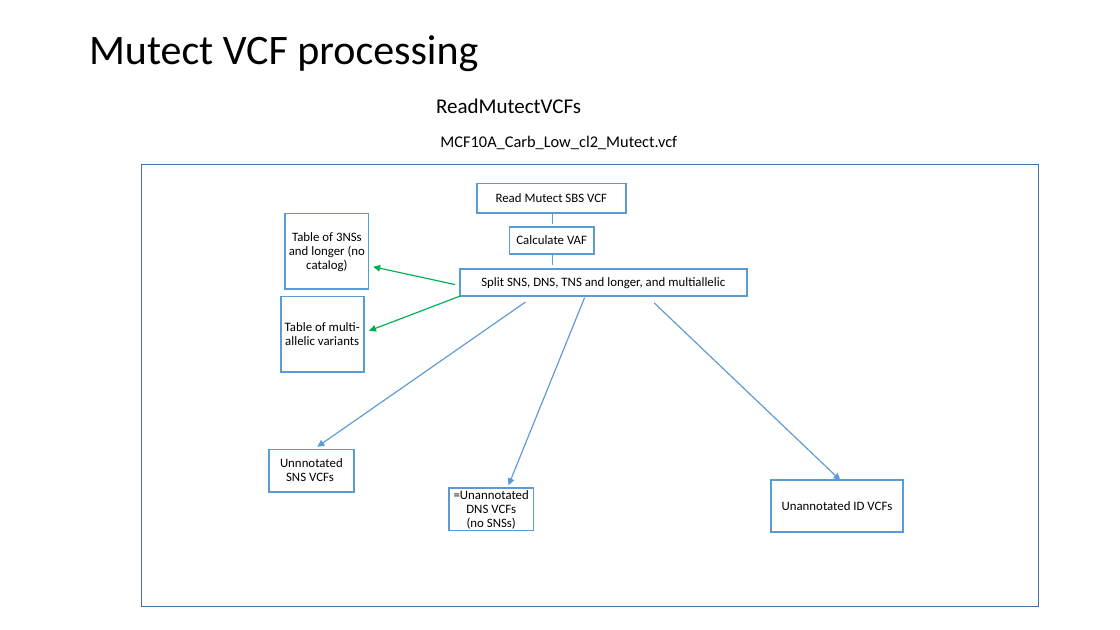
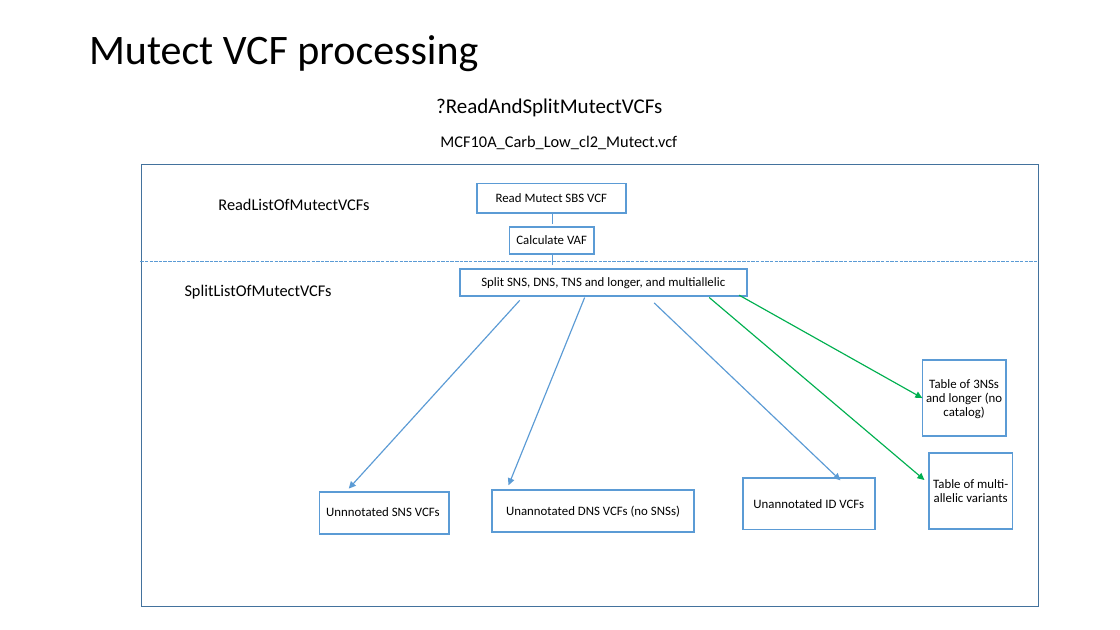
Before and after one commit to steverozen/ICAMS, a slide deck: slide 2 of data-raw/ICAMS-overview.pptx. Drawn at 1120x630 pixels with LibreOffice and Linux fonts; fonts in the diff are those of the drawing. Boxes give left, top, right and bottom in pixels: in the first picture for what was removed or moved away, otherwise in the second. Text is boxed around its words. In the diff, an @@ line names an element or a change of style, - is before the commit and + after.

```diff
--- a/data-raw/ICAMS-overview.pptx
+++ b/data-raw/ICAMS-overview.pptx
@@ text at [436,98,662,117]: text changed @@
-ReadMutectVCFs
+?ReadAndSplitMutectVCFs
@@ text added at [218,198,369,210], 14 pt, text #000000 @@
+ReadListOfMutectVCFs
@@ line added from (140, 261) to (1037, 261), #5B9BD5 1 pt dashed @@
@@ text added at [185,284,332,299], 14 pt, text #000000 @@
+SplitListOfMutectVCFs
@@ arrow moved from (455, 285) - (373, 267) to (709, 297) - (924, 480) @@
@@ arrow moved from (460, 296) - (369, 331) to (739, 295) - (923, 398) @@
@@ arrow moved from (526, 302) - (318, 447) to (520, 301) - (349, 489) @@
@@ freeform shape "Table of 3NSs": place and size @@
-freeform shape "Table of 3NSs" at [286,213,369,289]
+freeform shape "Table of 3NSs" at [923,360,1006,436]
@@ freeform shape "Unannotated ID VCFs": place and size @@
-freeform shape "Unannotated ID VCFs" at [771,481,904,532]
+freeform shape "Unannotated ID VCFs" at [743,478,875,529]
@@ freeform shape "Table of multi-allelic variants": place and size @@
-freeform shape "Table of multi-allelic variants" at [281,297,364,372]
+freeform shape "Table of multi-allelic variants" at [929,454,1012,529]
@@ freeform shape "Unnnotated SNS VCFs": place and size @@
-freeform shape "Unnnotated SNS VCFs" at [270,450,355,492]
+freeform shape "Unnnotated SNS VCFs" at [319,492,450,534]
@@ freeform shape "Unannotated DNS VCFs (no SNSs)": place and size @@
-freeform shape "Unannotated DNS VCFs (no SNSs)" at [450,488,534,530]
+freeform shape "Unannotated DNS VCFs (no SNSs)" at [492,490,695,532]
@@ text in freeform shape at [506,506,680,517]: text changed @@
-=Unannotated DNS VCFs
-(no SNSs)
+Unannotated DNS VCFs (no SNSs)
```
Also in this commit, not shown: 3 other slides changed, 19 other files.
